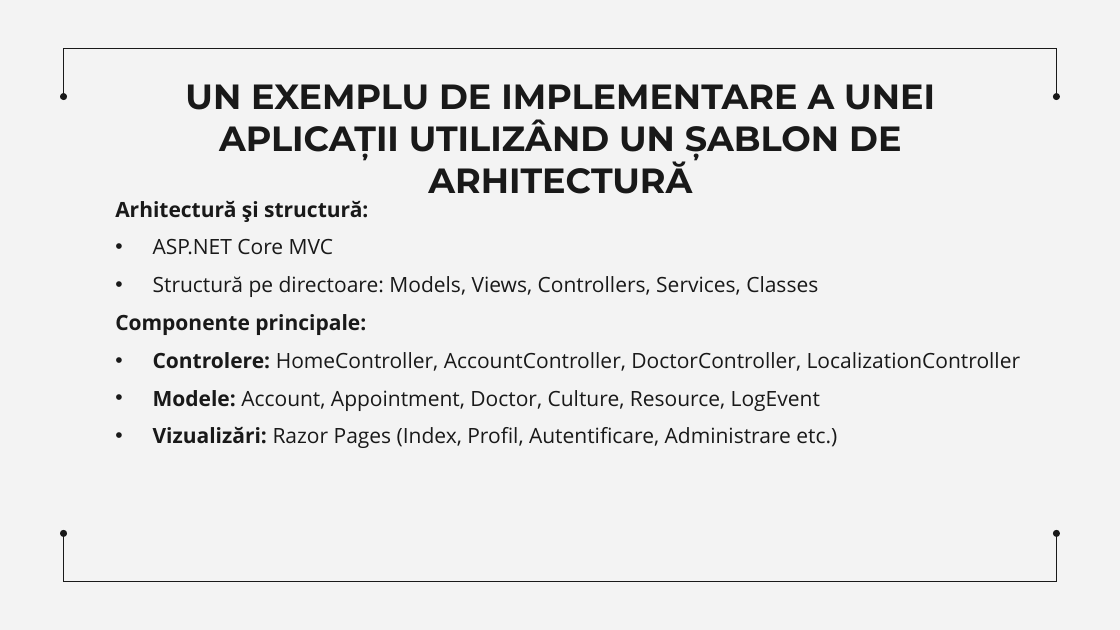
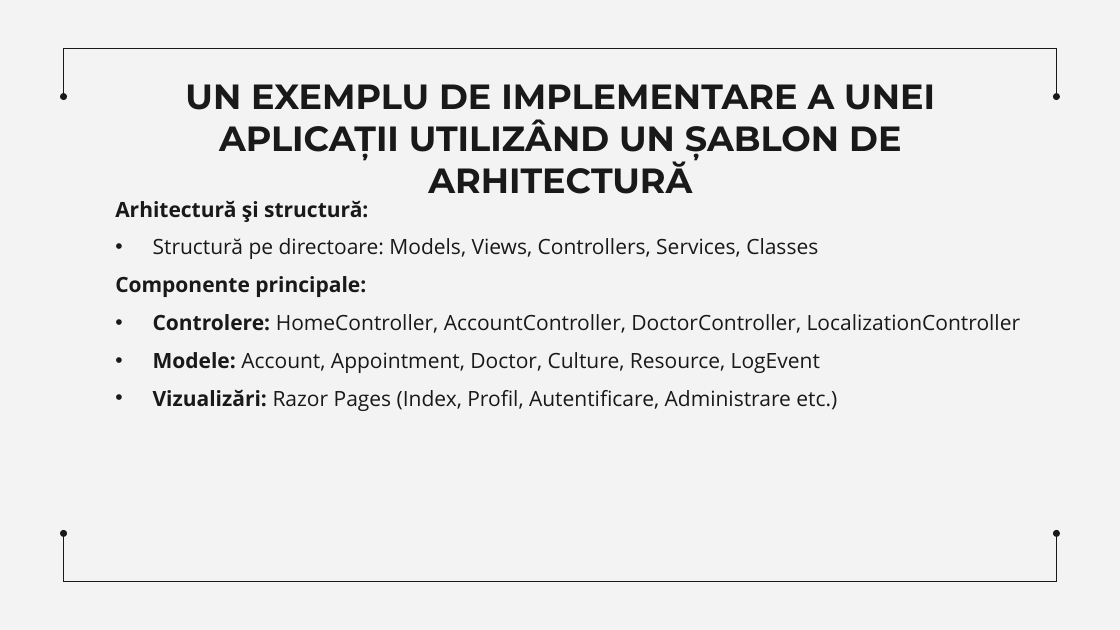
Before and after one commit to DoroganVadim/Teza-de-licenta, a slide deck: slide 14 of Dorogan_Vadim_Teză_de_Licență(prezentare).pptx. Drawn at 1120x630 pixels with LibreOffice and Linux fonts; fonts in the diff are those of the drawing. Boxes give left, top, right and bottom in pixels: in the first picture for what was removed or moved away, otherwise in the second. Text is boxed around its words. In the diff, an @@ line names an element or a change of style, - is before the commit and + after.

```diff
--- a/Dorogan_Vadim_Teză_de_Licență(prezentare).pptx
+++ b/Dorogan_Vadim_Teză_de_Licență(prezentare).pptx
@@ text at <box>153,239,333,255</box>: paragraph removed @@
-• ASP.NET Core MVC
```
Also in this commit, not shown: 10 other slides changed, 1 slide added, 1 slide removed, 30 other files.
